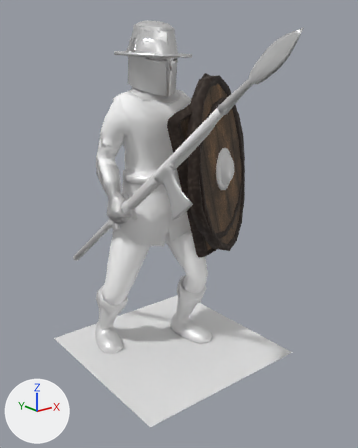
Two versions of the FBX model Assets/Models/CustomTroop.fbx, one commit apart.
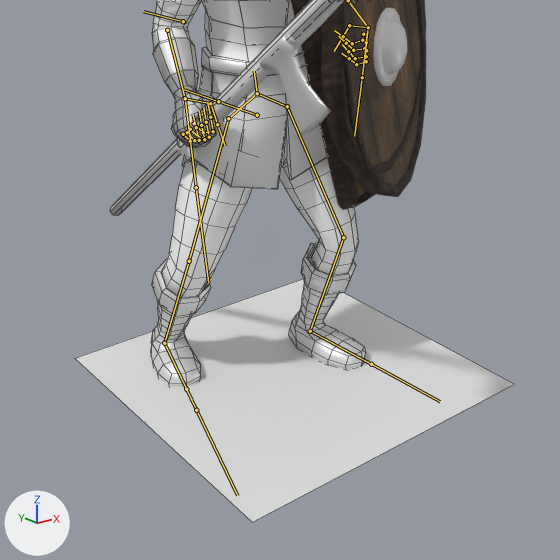
There are two pictures of each version: one whole from a 50 mm camera at (-3.14, -4.1, 3.11) aimed at (-0.15, -0.36, 1.61), one close up on the part from 4% to 89% of the width and 32% to 100% of the height. The axes (+X, +Y, +Z) are drawn at lower left. The lights are the same throughout. The last two pictures show the newer version. Both versions are drawn at frame 60 of the action 'BaseArmature|ReadyWeaponIdle'; the numbers are the values there. The bones that change, and the others that lie on the model, are drawn over the model as lines in the close-ups. The close-ups show mesh edges as thin lines.

Names of what the first close-up shows: 'Armor_None', 'Armor_Tabbard', 'Axe', 'LowerBody', 'OvalShield', 'Plane', 'RoundShield', 'ScutumShield', 'Spear', 'Sword'.
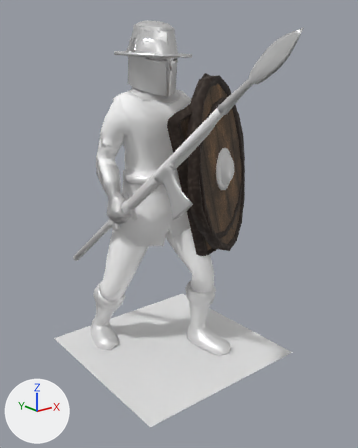
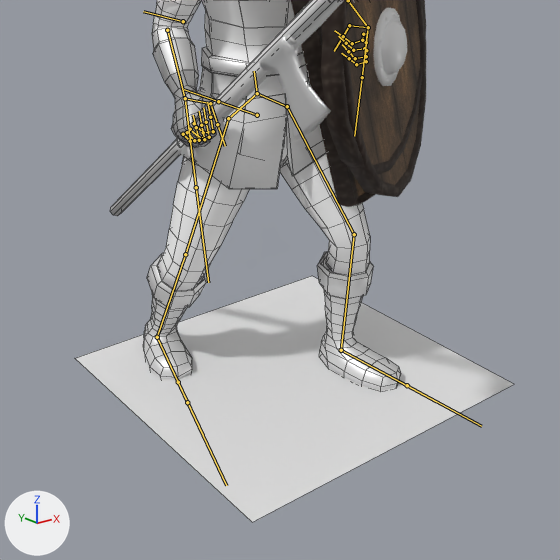
Pixel boxes (x1, y1, x2, y2) of what changed, in the close-ups (560 x 560 px):
'LowerBody', posed (20% wider): before (151, 158, 366, 387); after (143, 154, 401, 391)
'Armor_Tabbard', posed: before (152, 0, 327, 189); after (152, 0, 326, 189)
bone 'LeftHip.001', root to tip: before (287, 106) to (343, 237); after (287, 106) to (354, 234)
bone 'LeftKnee', root to tip: before (343, 237) to (310, 331); after (354, 234) to (341, 350)
bone 'LeftFoot', root to tip: before (310, 331) to (371, 364); after (341, 350) to (407, 385)
bone 'RightHip.001', root to tip: before (228, 118) to (189, 261); after (228, 118) to (185, 254)
bone 'RightKnee', root to tip: before (189, 261) to (164, 343); after (185, 254) to (157, 337)

The edits, one by one:
Bone 'LeftHip.001' (bone_lefthip_001) turns from (-17, 25, -12) to (-26, 22, -15) degrees about its own x, y and z.
Bone 'LeftKnee' (bone_leftknee) turns from (31, -7, 24) to (26, -5, 21) degrees about its own x, y and z.
Bone 'LeftFoot' (bone_leftfoot) turns from (-20, -2, -26) to (-5, -1, -26) degrees about its own x, y and z.
Bone 'RightHip.001' (bone_righthip_001) turns from (10, -6, 13) to (16, -6, 10) degrees about its own x, y and z.
Bone 'RightKnee' (bone_rightknee) turns from (20, 3, -16) to (15, 2, -12) degrees about its own x, y and z.
